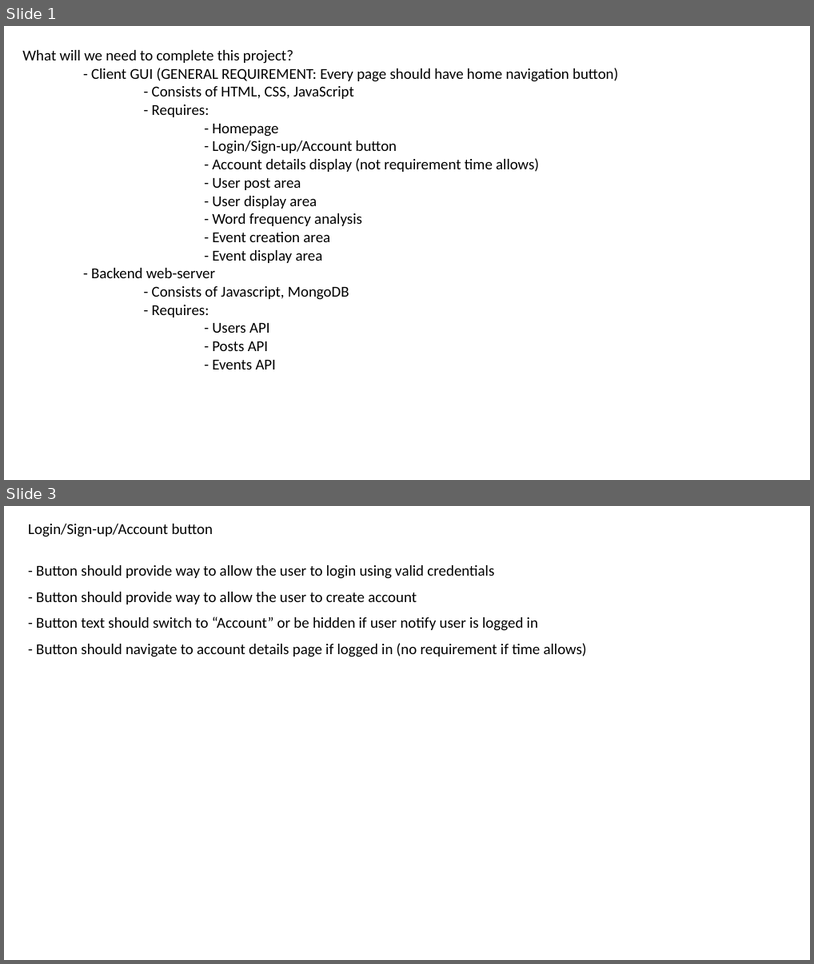
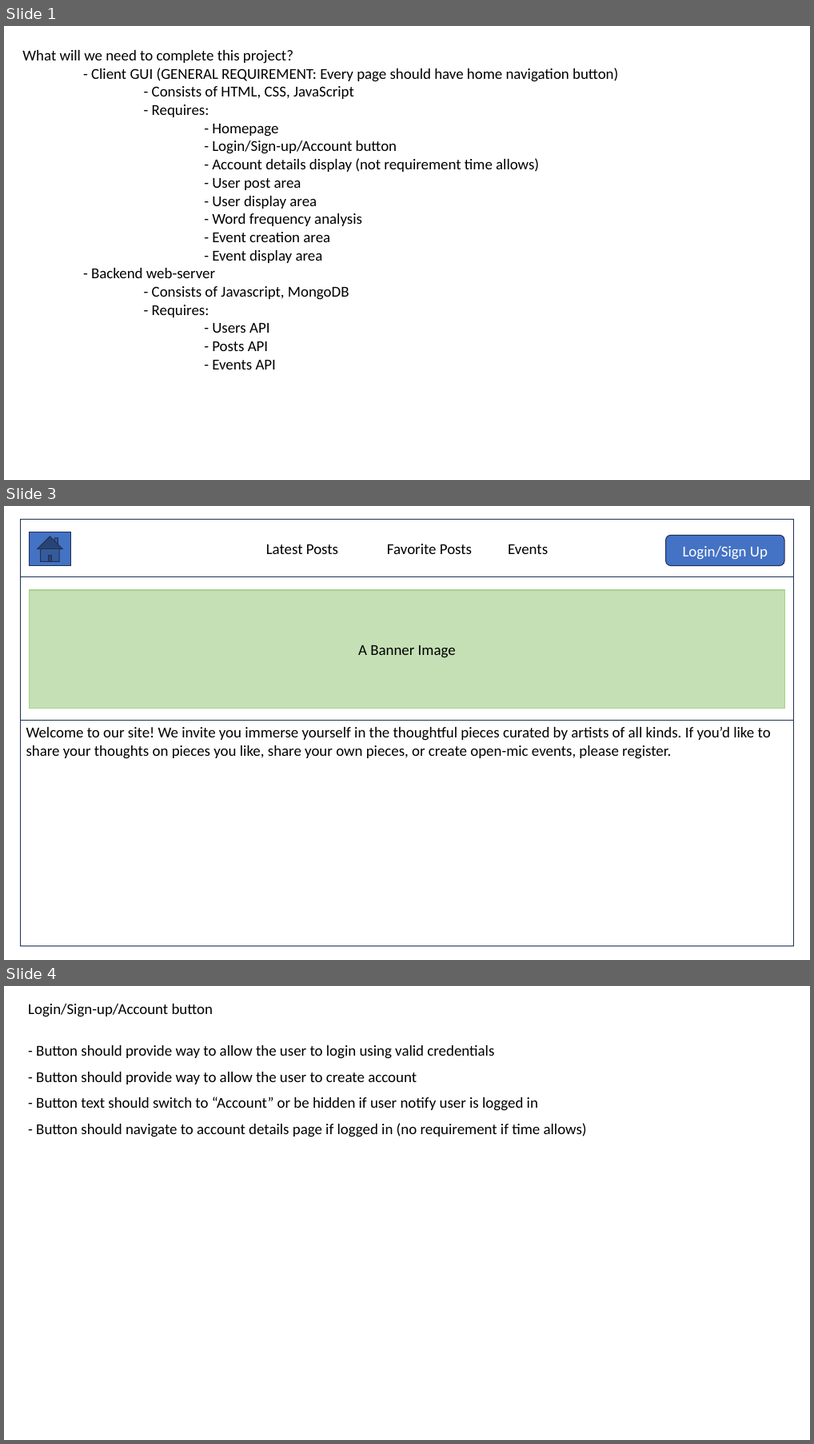
Before and after one commit to seniorscooba/Web_Programming_Final_Project, a slide deck: Documents/final_project_planning.pptx. Shown one above the other, each under a label of ours: slides 1 and 3 before the commit, slides 1, 3 and 4 after it; the slides between them are not shown. The pictures are 814x964 and 814x1444 pixels, drawn with LibreOffice and Linux fonts; fonts in the diff are those of the drawing. Boxes give left, top, right and bottom in pixels: in the first picture for what was removed or moved away, otherwise in the second. Text is boxed around its words. In the diff, an @@ line names an element or a change of style, - is before the commit and + after.

```diff
--- a/Documents/final_project_planning.pptx
+++ b/Documents/final_project_planning.pptx
@@ slide 3 added at <box>4,506,810,960</box>, background #FFFFFF @@
@@ rectangle added at <box>20,520,794,946</box>, outline #1E3256 1 pt @@
@@ rectangle added at <box>20,520,794,577</box>, outline #1E3256 1 pt, 18 pt, text #000000 @@
+Latest Posts Favorite Posts Events
@@ action button home added at <box>30,532,70,565</box>, fill #4472C4, outline #1E3256 1 pt @@
@@ rounded rectangle added at <box>666,535,786,566</box>, fill #4472C4, outline #1E3256 1 pt, 18 pt, text #FFFFFF @@
+Login/Sign Up
@@ rectangle added at <box>30,590,785,708</box>, fill #C5E0B4, outline #A9D18E 1 pt, 18 pt, text #000000 @@
+A Banner Image
@@ rectangle added at <box>20,720,794,947</box>, outline #1E3256 1 pt @@
@@ text added at <box>26,727,771,759</box>, 18 pt, text #000000 @@
+Welcome to our site! We invite you immerse yourself in the thoughtful pieces curated by artists of all kinds. If you’d like to share your thoughts on pieces you like, share your own pieces, or create open-mic events, please register.
@@ what was slide 3 is now slide 4 @@
```
Also in this commit, not shown: 4 slides changed, 1 other slide added, 1 other file.
